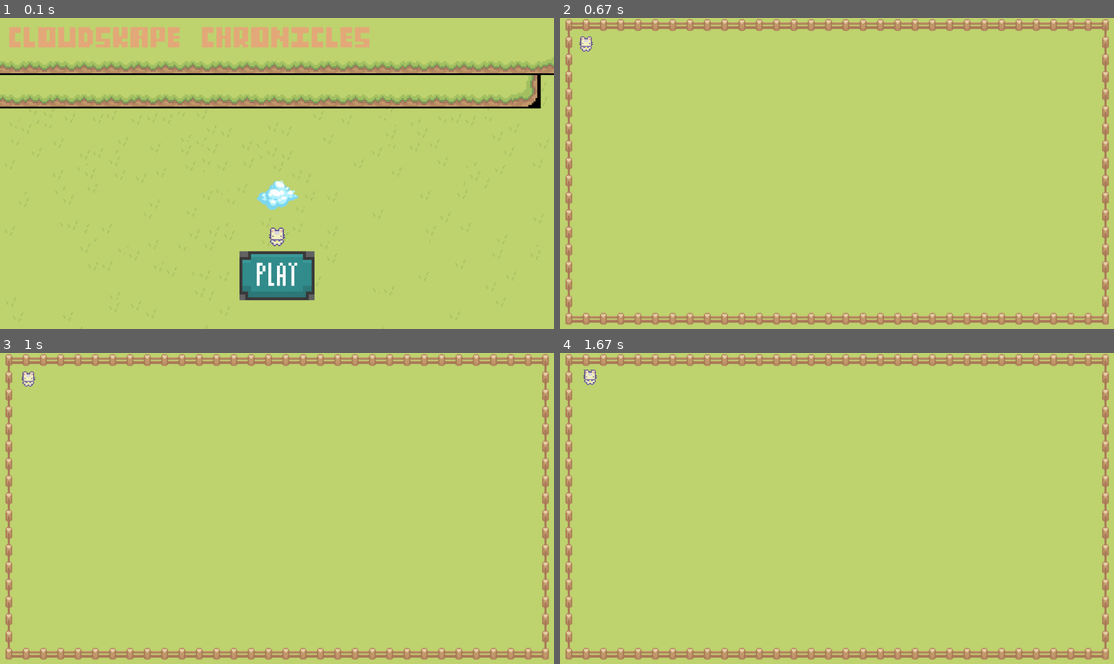
Above: before the commit, frames 1-4 (two rows, left to right).
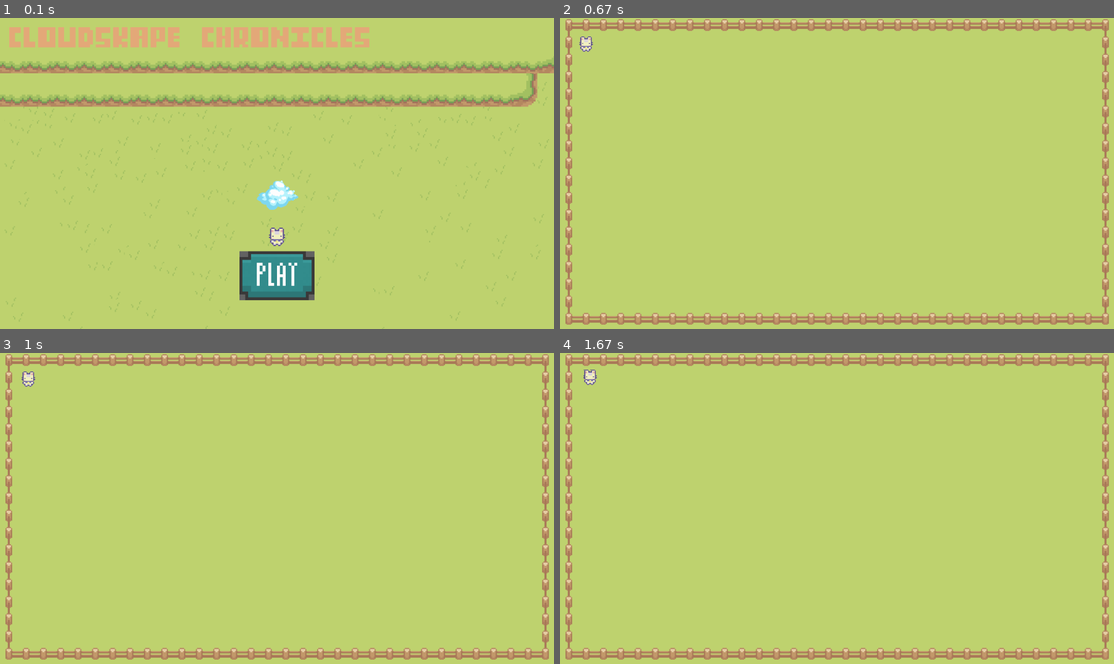
Above: after the commit, the same moments.

Repository: ColanWorstellProgramming/Let_The_PyGames_Begin
Game: pygame game, started from main.py
Two runs of this game, one before a commit and one after it. Both use one fixed random seed, a clock stepped at 60 frames per second and the inputs below.
Inputs (mouse positions are in pixels of both pictures, inside the frame that each line leads up to):
- Up to frame 1 (0.1 s): no input
- Up to frame 2 (0.67 s): click (837, 269) at 0.38 s
- Up to frame 3 (1 s): hold D from 0.67 s (still down); move the mouse to (254, 524) at 0.7 s
- Up to frame 4 (1.67 s): release D at 1.13 s; hold W 1.17-1.47 s; hold D from 1.5 s (still down)

The runs differ from the first frame. In frame 1, 1.3% of the frame differs, in the area x 0-100%, y 17-30%; in frame 2, nothing differs; in frame 3, nothing differs; in frame 4, nothing differs.

Commit message:
Black Fill

Diff:
--- a/main.py
+++ b/main.py
@@ -49,10 +49,10 @@
 bunny = charSheet.get_image(48, 48, 0, 0, 4, 4, Black)
 cloud3_4 = cloud3_4Sheet.get_image(72, 51, 0, 0, 2, 2, Black)
 ply = playButton.get_image(28, 18, 0, 0, 10, 10, Black)
-hills = HillsImg.get_image(47, 47, 0, 0, 6, 6, White)
-hillsLeft = HillsImg.get_image(47/3, 47, 0, 0, 6, 6, White)
-hillsMid = HillsImg.get_image(47/3, 47, 47/3, 0, 6, 6, White)
-hillsRight = HillsImg.get_image(47/3, 47, ((50*2)/3), 0, 6, 6, White)
+hills = HillsImg.get_image(47, 47, 0, 0, 6, 6, Black)
+hillsLeft = HillsImg.get_image(47/3, 47, 0, 0, 6, 6, Black)
+hillsMid = HillsImg.get_image(47/3, 47, 47/3, 0, 6, 6, Black)
+hillsRight = HillsImg.get_image(47/3, 47, ((50*2)/3), 0, 6, 6, Black)
 GrassTexture = GrassImg.get_image(16, 16, 0, 80, 4, 4, Black)
 TitleTop = TitleImg.get_image(59, 7, 23, 17, 10, 10, White)
 TitleBottom = TitleImg.get_image(59, 7, 23, 25, 10, 10, White)
